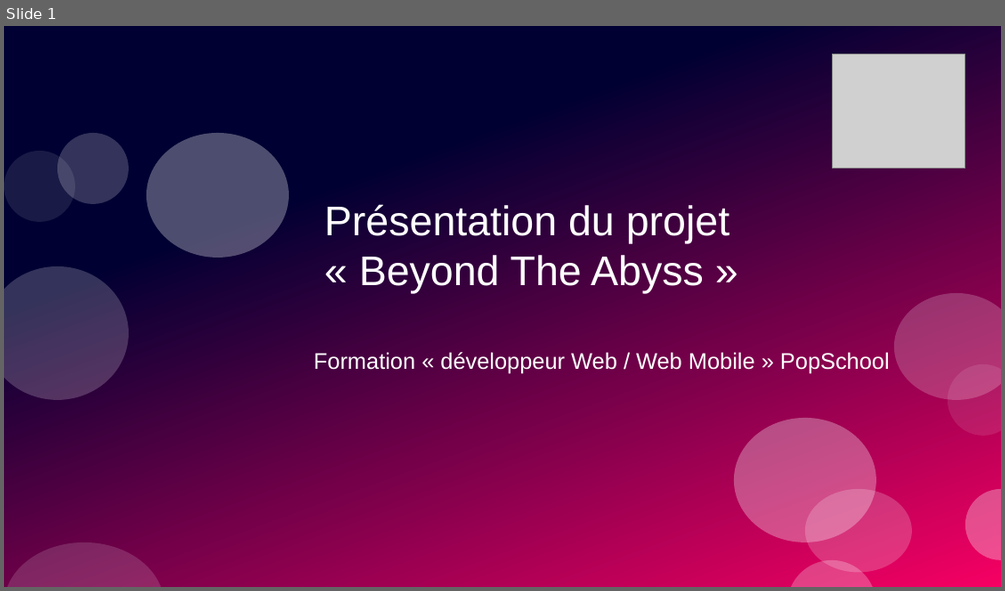
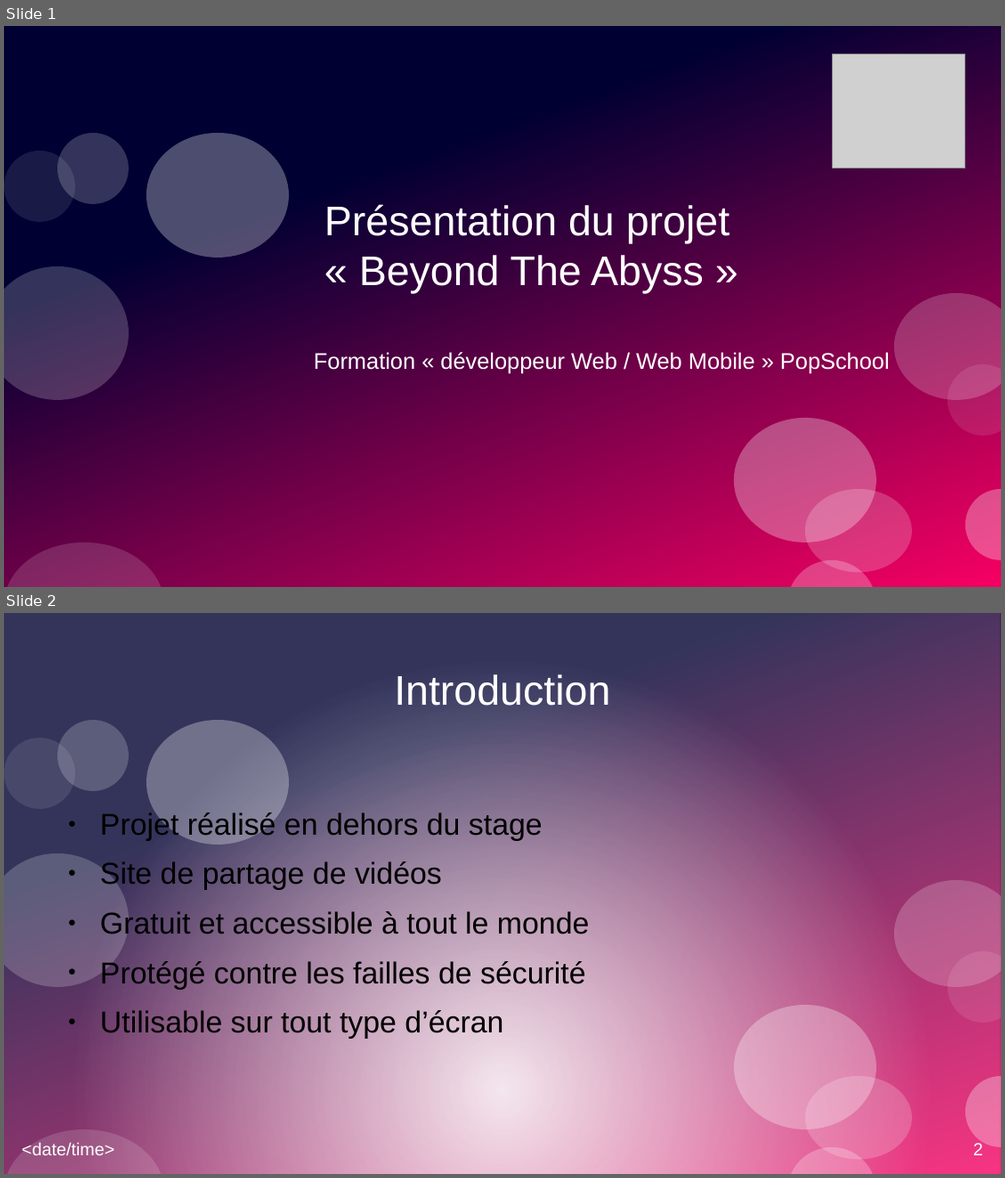
Before and after one commit to Khrystophe/Beyond-The-Abyss, a slide deck: Rapport/presentation.odp. Shown one above the other, each under a label of ours: slide 1 before the commit, slides 1 and 2 after it. The pictures are 1005x591 and 1005x1178 pixels, drawn with LibreOffice and Linux fonts; fonts in the diff are those of the drawing; grey boxes stand for pictures. Boxes give left, top, right and bottom in pixels: in the first picture for what was removed or moved away, otherwise in the second. Text is boxed around its words. In the diff, an @@ line names an element or a change of style, - is before the commit and + after.

```diff
--- a/Rapport/presentation.odp
+++ b/Rapport/presentation.odp
@@ slide 2 added at (x1=4, y1=613, x2=1001, y2=1174), background #FFFFFF; not listed: 11 template elements that a slide beside it also shows @@
@@ rectangle added at (x1=4, y1=613, x2=1000, y2=1174), fill gradient #FFFFFF @@
@@ title added at (x1=394, y1=674, x2=610, y2=706), 33 pt, text #FFFFFF @@
+Introduction
@@ ellipse added at (x1=147, y1=720, x2=289, y2=844), fill #FFFFFF at 30% opacity @@
@@ text added at (x1=100, y1=811, x2=590, y2=1038), 24 pt, text #000000 @@
+● Projet réalisé en dehors du stage
+● Site de partage de vidéos
+● Gratuit et accessible à tout le monde
+● Protégé contre les failles de sécurité
+● Utilisable sur tout type d’écran
@@ text added at (x1=22, y1=1142, x2=114, y2=1155), 14 pt, text #FFFFFF @@
+<date/time>
@@ page number added at (x1=973, y1=1143, x2=983, y2=1155), 14 pt, text #FFFFFF @@
+2
```
Also in this commit, not shown: 42 other slides added, 3 slides removed.
